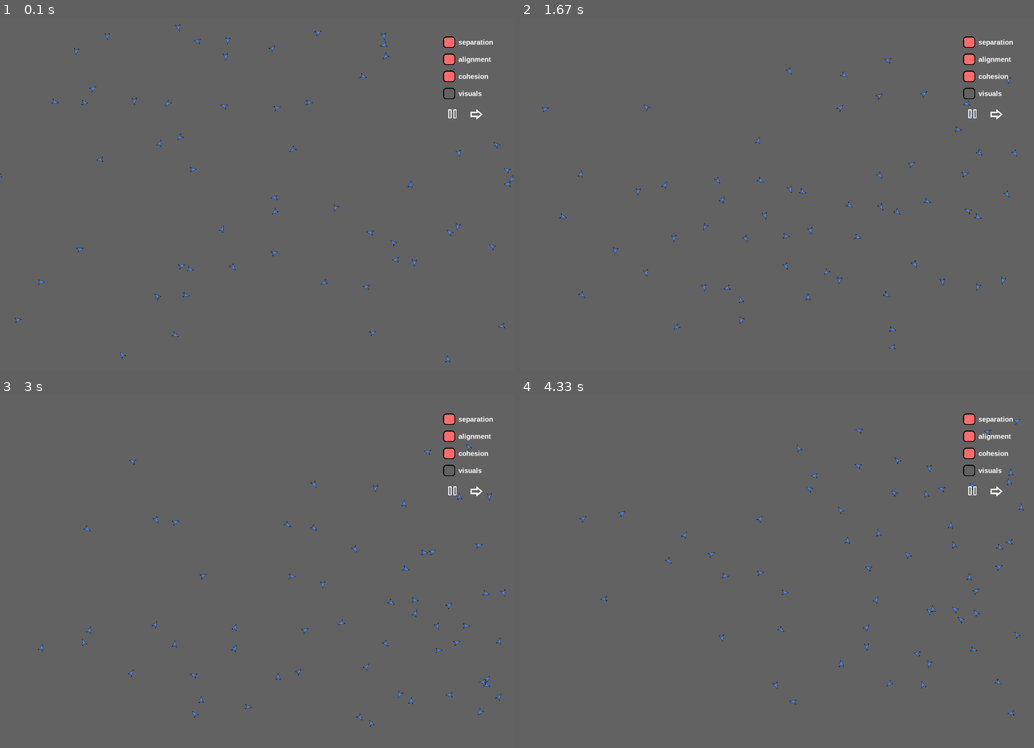
Above: before the commit, frames 1-4 (two rows, left to right).
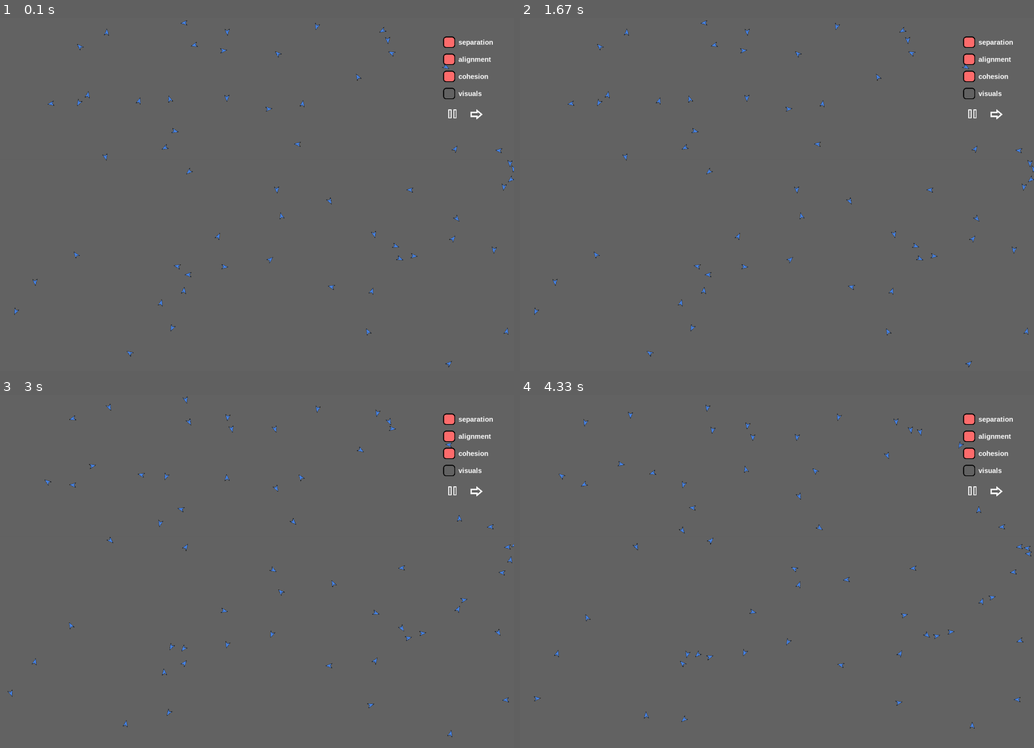
Above: after the commit, the same moments.

Repository: agmui/random_stuff
Game: pygame game, started from birbs/better_birbs/window.py
The game is run twice, just before and just after one commit, with the same random seed, the same clock (stepped at 60 frames per second) and the same inputs.
Inputs:
- Up to frame 1 (0.1 s): no input
- Up to frame 2 (1.67 s): tap Enter at 0.33 s
- Up to frame 3 (3 s): tap Space at 1.67, 2.07, 2.37, 2.57, 2.9 s
- Up to frame 4 (4.33 s): tap Space at 3.2, 3.4, 3.7, 3.97, 4.3 s

The runs differ from the first frame. In frame 1, 1.0% of the frame differs, in the area x 0-100%, y 0-100%; in frame 2, 1.0%; in frame 3, 1.0%, in the area x 1-100%, y 0-97%; in frame 4, 1.0%.

Commit message:
added relitive angle filter, still working on fine tuning it

Diff:
--- a/Del.py
+++ b/Del.py
@@ -1,3 +1,15 @@
-nearByBirbsList = [[1,2,3, 4], [5,6,7, 8]]
-angle = sum(i[2] for i in nearByBirbsList )/ len(nearByBirbsList)
-print(angle)
+import math
+
+
+def differenceAngle(self, angle):  # returns the difference angle between two birbs
+    angle = angle - self
+    if angle > math.pi:
+        angle -= 2 * math.pi
+    elif angle < -math.pi:
+        angle += 2 * math.pi
+    return angle
+
+
+angle = -2.9
+x = (1/(differenceAngle(-math.pi, angle)*5))
+print(math.degrees(x))
--- a/birbs/better_birbs/birb.py
+++ b/birbs/better_birbs/birb.py
@@ -21,11 +21,8 @@
     # - if cohesion midpoint if far away go faster
     # - if neighbor birb rly rly close go faster
     # - alignment match speed of all other birbs
-    # make avoid filter have smaller range
     # make cohesion turn smoother
-    # make alignment to be the avenge of all neighbor birbs angle
-    # change birb pic to have center in right place
-    # add severity dampener like if diff angle is very big then turn sharp but if not turn not so sharp
+
     def __init__(self, pos, angle, id):
         self.pos = pos
         self.angle = angle
@@ -62,13 +59,13 @@
                 if not test:
                     self.nearByBirbsList.append([distance, angle, i.getAngle(), i.getPos()])
 
-    def L_or_R(self, angle):  # determans if the angle is to the left or right of birb and returns which side it on
+    def differenceAngle(self, angle):  # returns the difference angle between two birbs
         angle = angle - self.angle
         if angle > math.pi:
             angle -= 2 * math.pi
         elif angle < -math.pi:
             angle += 2 * math.pi
-        return 1 if angle > 0 else (-1 if angle < 0 else random.choice([1, -1]))
+        return angle if angle != 0 else random.choice([1, -1])
 
     # remove the rotate funciton to just change angle, then rotate at the very end
     # make relative angle a factor
@@ -76,19 +73,22 @@
         total = 0
         for i in self.nearByBirbsList:
             distance, angle = i[0], i[1]
-            total += 0.1 * math.exp(-0.005 * distance) * -self.L_or_R(angle)
+            if distance >= sight_radius*0.9:
+                return
+            total += 0.1 * math.exp(-0.005 * distance) * math.copysign(0.9, -self.differenceAngle(angle))
         self.rotate(total)
 
     def alignment(self):
         angle = sum(i[2] for i in self.nearByBirbsList) / len(self.nearByBirbsList)
-        self.rotate(math.radians(self.L_or_R(angle)))
+        self.rotate(0.025 * self.differenceAngle(angle))
 
     def cohesion(self):
         global circlePos
         x = sum(i[0] for i in (i[3] for i in self.nearByBirbsList)) / len(self.nearByBirbsList)
         y = sum(i[1] for i in (i[3] for i in self.nearByBirbsList)) / len(self.nearByBirbsList)
         angle = math.atan2(self.pos[1] - y, x - self.pos[0])
-        self.rotate(math.radians(6 * self.L_or_R(angle)))
+        self.speed = math.hypot(self.getPos()[0]-x, self.getPos()[1]-y)#fix
+        self.rotate(0.025*self.differenceAngle(angle))
         #if self.id == 0: # fix
         #    circlePos = x, y
 
@@ -103,11 +103,11 @@
             self.rotate(total)
         if self.getPos()[1] > WINDOW_HEIGHT - 400:  # bottom border
             distance = (WINDOW_HEIGHT - self.getPos()[1])
-            total = math.exp(-0.015 * distance) * math.copysign(1, -self.L_or_R(-math.pi / 2))
+            total = math.exp(-0.015 * distance) * math.copysign(1, -self.differenceAngle(-math.pi / 2))
             self.rotate(total)
         elif self.getPos()[1] < 400:  # top border
             distance = (self.getPos()[1])
-            total = math.exp(-0.015 * distance) * math.copysign(1, -self.L_or_R(math.pi / 2))
+            total = math.exp(-0.015 * distance) * math.copysign(1, -self.differenceAngle(math.pi / 2))
             self.rotate(total)
 
     def move(self):
@@ -147,11 +147,11 @@
 
 def ts():
     global num_of_birbs
-    b1 = birb([500, 460], math.radians(-90), 0)
-    # b2 = birb([125, 400], 0, 1)
+    b1 = birb([500, 400], math.radians(0), 0)
+    b2 = birb([850, 460], math.radians(180), 1)
     # b3 = birb([275, 400], math.radians(0), 2)
     birb_list.append(b1)
-    # birb_list.append(b2)
+    birb_list.append(b2)
     # birb_list.append(b3)
     num_of_birbs = len(birb_list)
 
@@ -162,14 +162,14 @@
     b1 = birb([300, 100], math.pi, 1)
     b2 = birb([100, 390], 0, 2)
     b3 = birb([300, 400], math.pi, 3)
-    b4 = birb([600, 100], 0, 4)
-    b5 = birb([700, 200], math.pi / 2, 5)
-    b6 = birb([600, 500], math.pi / 2, 6)
-    b7 = birb([700, 400], math.pi, 7)
-    b8 = birb([100, 500], -math.pi / 2, 8)
-    b9 = birb([110, 650], math.pi / 2, 9)
-    b10 = birb([310, 500], -math.pi / 2, 10)
-    b11 = birb([300, 650], math.pi / 2, 11)
+    b4 = birb([1000, 100], 0, 4)
+    b5 = birb([1200, 300], math.pi / 2, 5)
+    b6 = birb([1000, 800], math.pi / 2, 6)
+    b7 = birb([1200, 600], math.pi, 7)
+    b8 = birb([400, 620], -math.pi / 2, 8)
+    b9 = birb([410, 850], math.pi / 2, 9)
+    b10 = birb([610, 620], -math.pi / 2, 10)
+    b11 = birb([600, 850], math.pi / 2, 11)
     birb_list.append(b0)
     birb_list.append(b1)
     birb_list.append(b2)
@@ -200,4 +200,4 @@
 if __name__ == '__main__':
     ts()
     main(-1, 100)
-    print(birb_list[0].L_or_R(math.radians(-10)))
+    print(birb_list[0].differenceAngle(math.pi / 2))
--- a/birbs/better_birbs/window.py
+++ b/birbs/better_birbs/window.py
@@ -125,8 +125,9 @@
 
 
 birb.init()
-# birb.ts()
-# birb.test()
+#birb.ts()
+#birb.test()
+
 num_of_birbs = birb.num_of_birbs
 pygame.init()
 SURFACE = pygame.HWSURFACE | pygame.DOUBLEBUF
@@ -148,7 +149,7 @@
 done = False
 temp = 0
 step = True
-play = not False
+play = False
 while not done:
     for event in pygame.event.get():
         if event.type == pygame.QUIT:
@@ -160,6 +161,8 @@
                 step = True
             elif event.key == pygame.K_p:
                 play = not play
+            elif event.key == pygame.K_x:
+                pygame.quit()
 
     Mouse_x, Mouse_y = pygame.mouse.get_pos()  # remove all ts stuff like the mouse
     if step or play:
